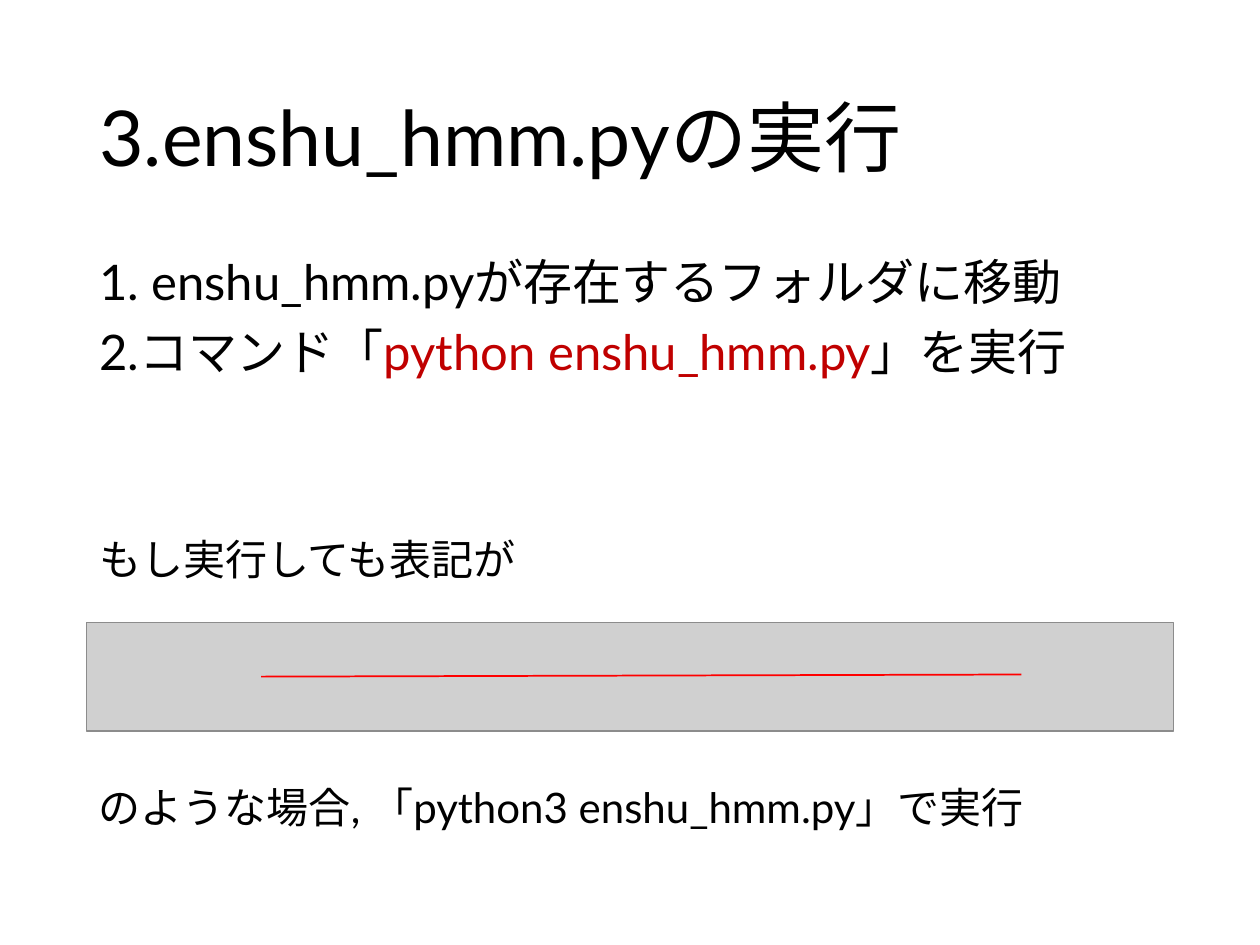
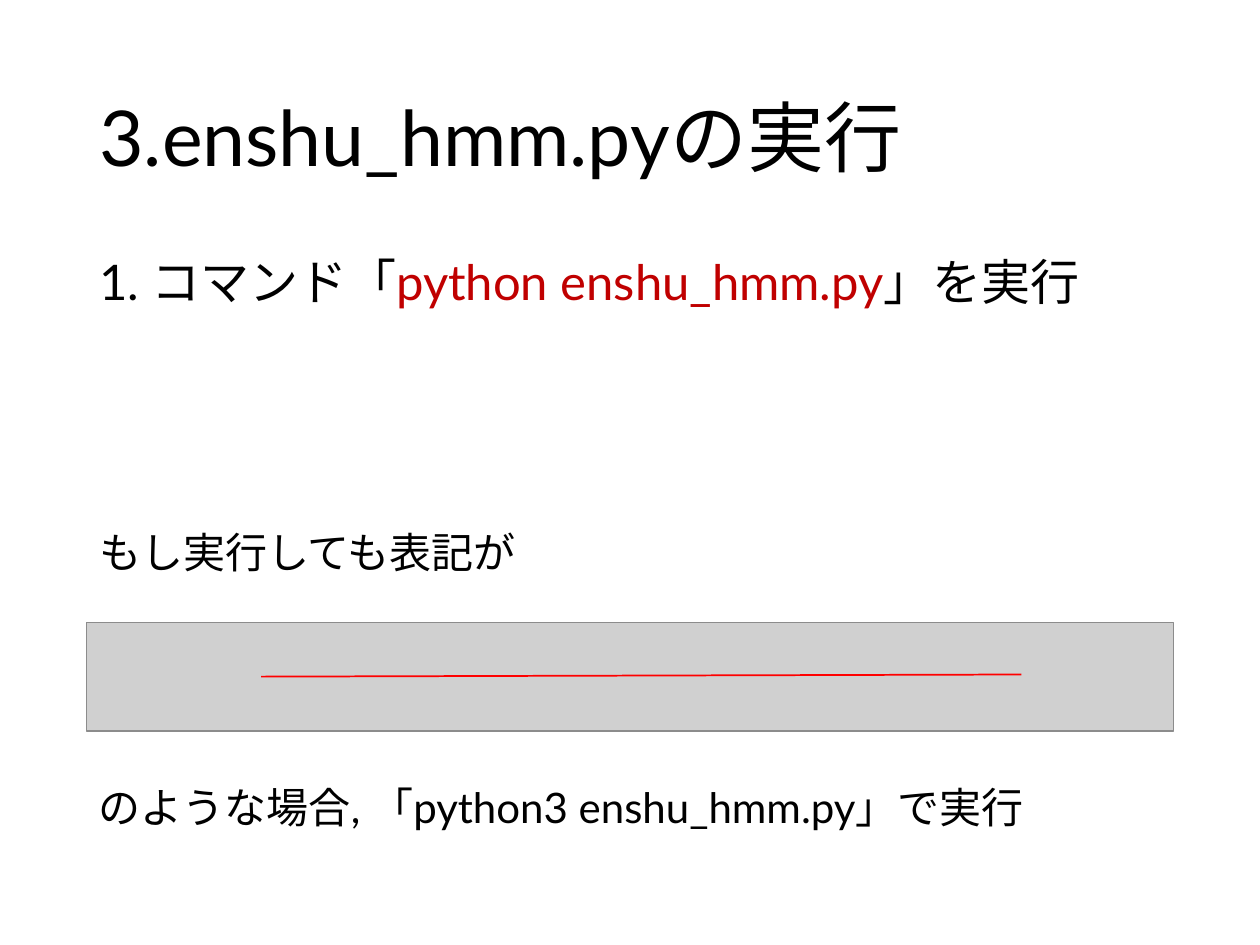
Before and after one commit to 2017B4/rinko_production, a slide deck: slide 9 of slide/輪講実習.pptx. Drawn at 1260x945 pixels with LibreOffice and Linux fonts; fonts in the diff are those of the drawing; grey boxes stand for pictures. Boxes give left, top, right and bottom in pixels: in the first picture for what was removed or moved away, otherwise in the second. Text is boxed around its words. In the diff, an @@ line names an element or a change of style, - is before the commit and + after.

```diff
--- a/slide/輪講実習.pptx
+++ b/slide/輪講実習.pptx
@@ text at box(99, 258, 1080, 309): text changed; text colour #000000 to #C00000 @@
-1. enshu_hmm.pyが存在するフォルダに移動
-2.コマンド「python enshu_hmm.py」を実行
+1. コマンド「python enshu_hmm.py」を実行
```
Also in this commit, not shown: 8 other slides changed, 1 slide added, 1 slide removed.
